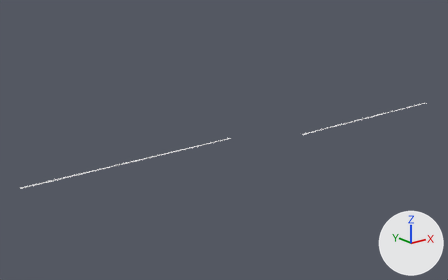
One commit to the Blender file Plane Animation (1).blend: the scene before it, then after it.
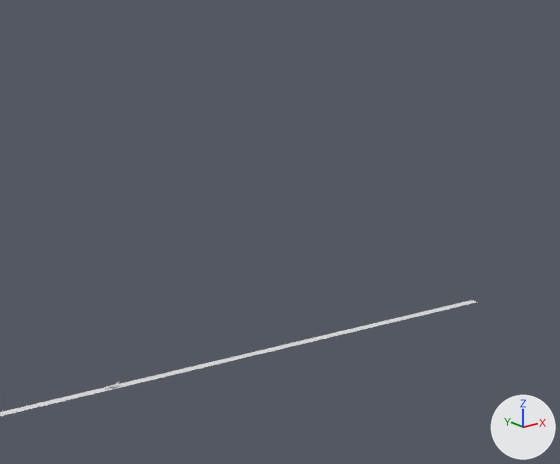
Each version is shown whole from a 50 mm camera at (-375.0, -1062.0, 424.0) aimed at (473.0, -2.0, 0.0), then close up on the part from 18% to 57% of the width and 16% to 68% of the height. The lights are fixed; the arrows at lower right show +X, +Y and +Z.
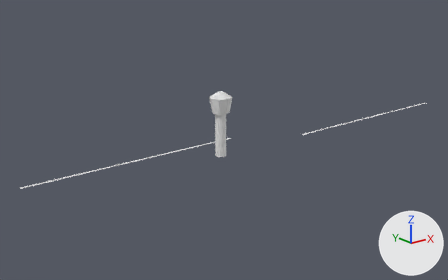
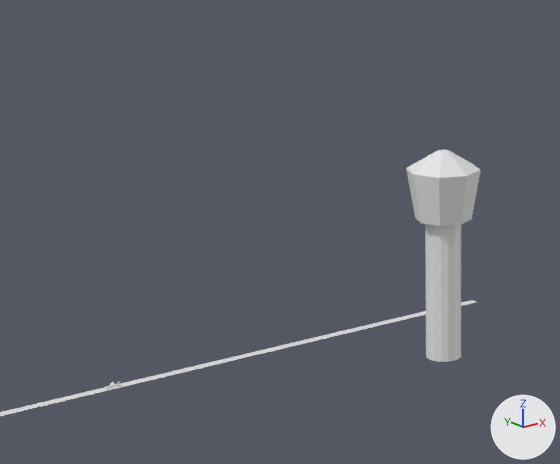
Where the change shows, as pixel boxes (x1, y1, x2, y2) in the close-ups (560 x 464 px):
'Cylinder.001', added
    after: (406, 150, 481, 362)
'Cylinder.002', added
    after: (409, 177, 476, 218)

What the commit changed:
Mesh me_cylinder_002 is new.
It has 32 vertices, 8 faces and spans x -1.4..1.4, y -1.42..1.38, z 5.46..6.97.
Mesh me_cylinder_001 is new.
It has 104 vertices, 76 faces and spans x -1.58..1.58, y -1.59..1.57, z -1.0..8.07.
Object 'Cylinder.002' (ob_cylinder_002) is new; it shows me_cylinder_002.
Its location is (399.6, -82.5, 15.4).
Its scale is (15.3, 15.3, 15.3).
Object 'Cylinder.001' (ob_cylinder_001) is new; it shows me_cylinder_001.
Its location is (399.6, -82.6, 15.4).
Its scale is (15.3, 15.3, 15.3).
